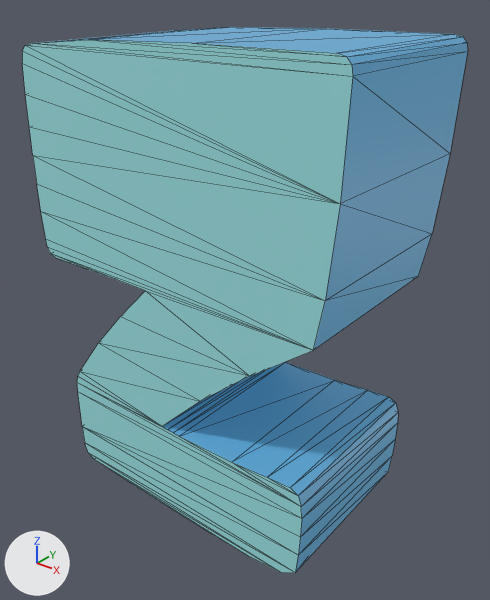
Renders of the glTF model scene/models/alphaNum/z.glb from each side of a commit.
One viewpoint serves both versions: a 50 mm camera at (0.397, -0.475, 0.506) aimed at (0.014, 0.003, 0.209). Arrows for +X, +Y and +Z are at lower left; the lights stay in place. Mesh edges are drawn as thin lines. Objects named as collision shapes, trigger or cutter boxes, shadow casters or lower levels of detail are left out. Where no turn or scale is listed for an object, it has been applied to the vertices.

Names of what the first picture shows: 'z.001'.
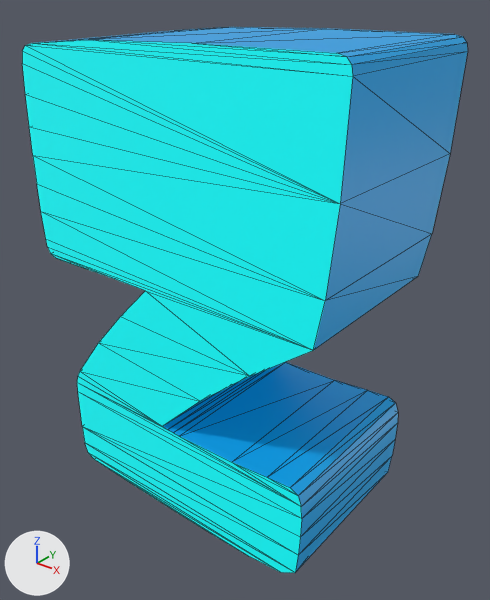
What differs and where, as boxes [x1, y1, x2, y2] in the pictures (490 x 600 px):
'z.001', recoloured: [22, 27, 468, 573] in both

Patch to the scene script:
```diff
--- a/scene/models/alphaNum/z.glb.py
+++ b/scene/models/alphaNum/z.glb.py
@@ mat_light @@
 mat_light = principled_material('Light')
-mat_light.base_color = (0.251, 0.566, 0.581)  # cyan #89c6c9
-mat_light.emission_color = (0.05, 0.113, 0.115)  # dark cyan #3f5e5f
+mat_light.base_color = (0.0, 1.0, 1.0)  # cyan #00ffff
+mat_light.emission_color = (0.0, 0.2, 0.2)  # dark cyan #007c7c
 mat_light.emission_strength = 1.0
@@ mat_dark @@
 mat_dark = principled_material('Dark')
-mat_dark.base_color = (0.101, 0.338, 0.562)  # blue #599dc6
-mat_dark.emission_color = (0.02, 0.0673, 0.113)  # dark blue #27495e
+mat_dark.base_color = (0.0, 0.296, 0.651)  # cyan #0094d3
+mat_dark.emission_color = (0.0, 0.0592, 0.13)  # dark blue #004565
 mat_dark.emission_strength = 1.0
```
